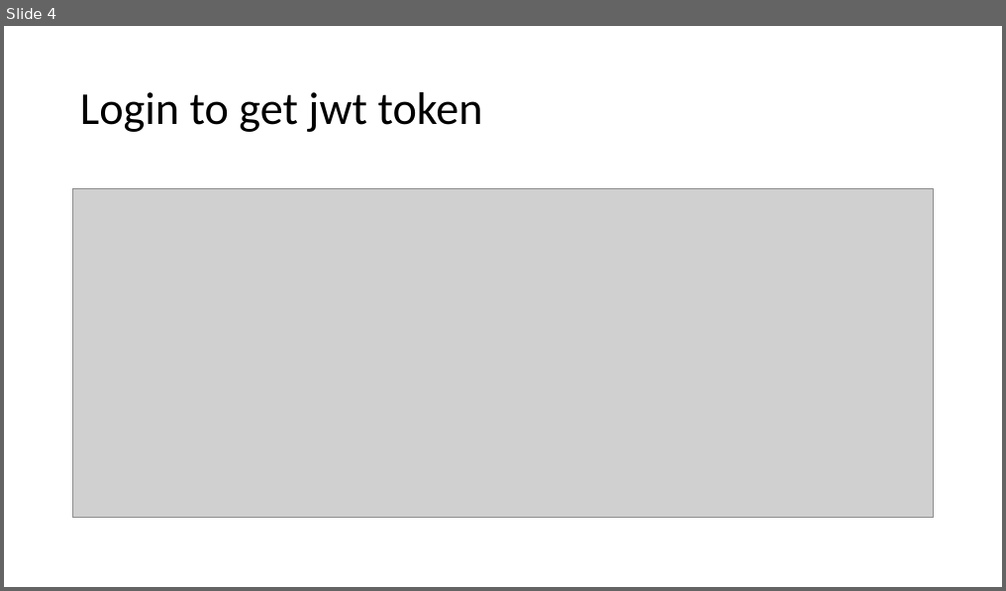
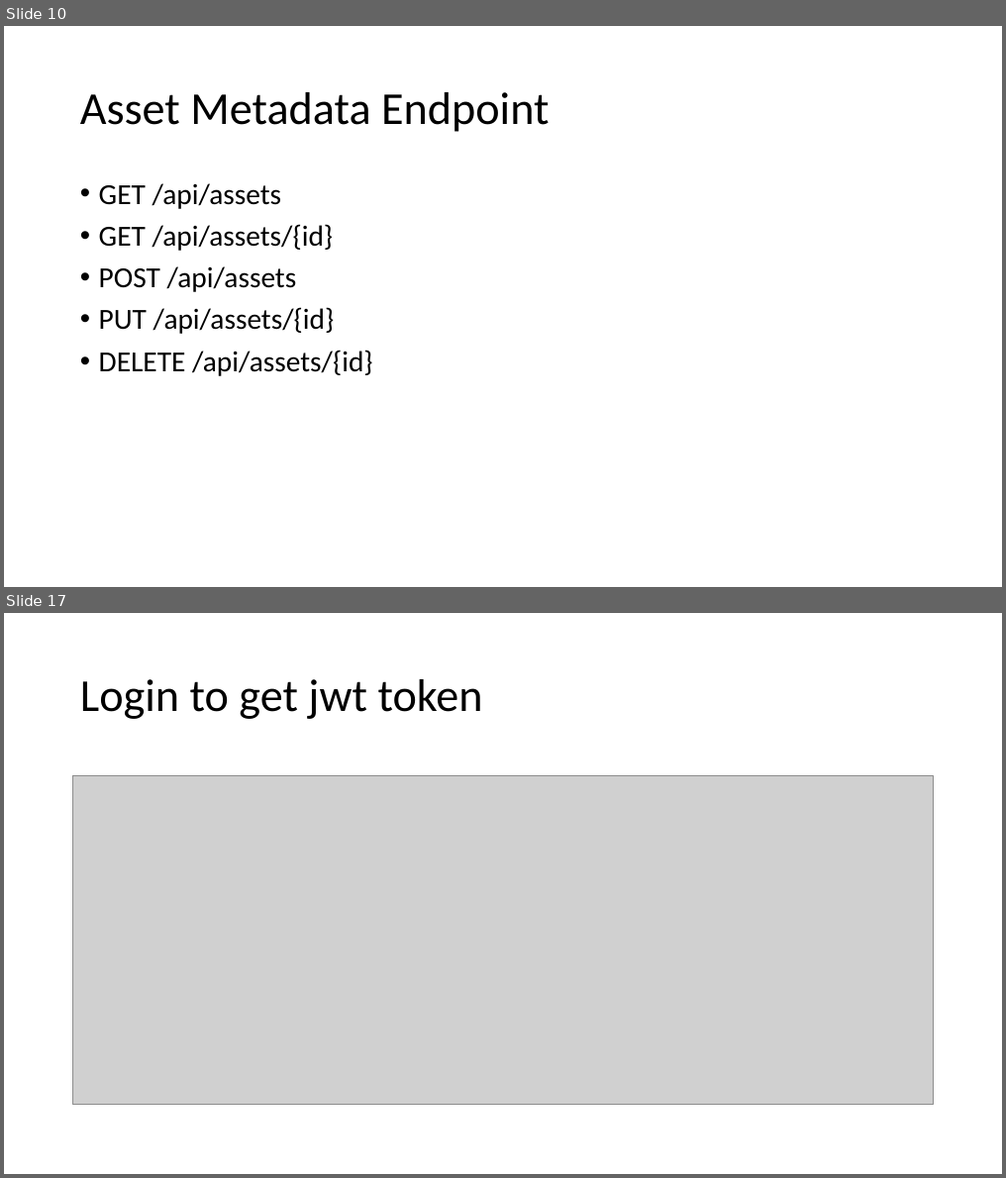
Before and after one commit to Lejuan60606/PlayGoodSolution, a slide deck: Presentation1.pptx. Shown one above the other, each under a label of ours: slide 4 before the commit, slides 10 and 17 after it; the slides between them are not shown. The pictures are 1006x591 and 1006x1178 pixels, drawn with LibreOffice and Linux fonts; fonts in the diff are those of the drawing; grey boxes stand for pictures. Boxes give left, top, right and bottom in pixels: in the first picture for what was removed or moved away, otherwise in the second. Text is boxed around its words. In the diff, an @@ line names an element or a change of style, - is before the commit and + after.

```diff
--- a/Presentation1.pptx
+++ b/Presentation1.pptx
@@ slide 10 added at (x1=4, y1=26, x2=1002, y2=587), background #FFFFFF @@
@@ title added at (x1=80, y1=92, x2=549, y2=132), 44 pt, text #000000 @@
+Asset Metadata Endpoint
@@ text added at (x1=99, y1=183, x2=373, y2=376), 28 pt, text #000000 @@
+• GET /api/assets
+• GET /api/assets/{id}
+• POST /api/assets
+• PUT /api/assets/{id}
+• DELETE /api/assets/{id}
@@ what was slide 4 is now slide 17 @@
```
Also in this commit, not shown: 3 slides changed, 12 other slides added.
